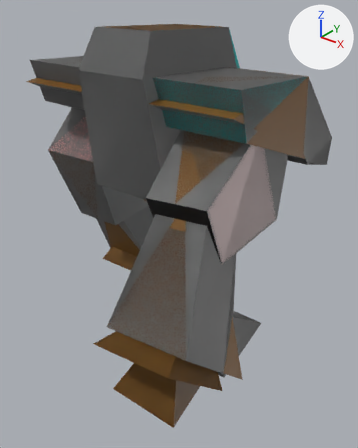
Two versions of the glTF model base/rb_oly.glb, one commit apart.
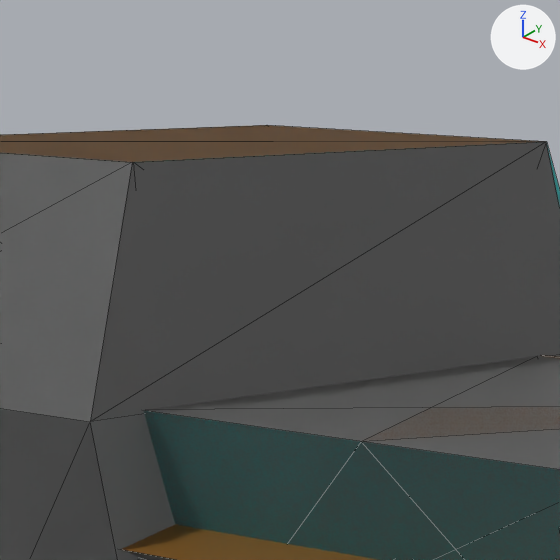
Each version appears first whole from a 50 mm camera at (9.43, -12.49, 9.84) aimed at (0.51, -1.33, 2.92), and next in a close-up on the part from 35% to 65% of the width and 0% to 24% of the height. Arrows for +X, +Y and +Z are at upper right; the lights stay in place. The first two pictures are the older version. The close-ups show mesh edges as thin lines. Where no turn or scale is listed for an object, it has been applied to the vertices.

In view in the first close-up: 'Right_Pod1', 'Right_PodA1', 'Right_PodA3', 'Right_PodA4', 'head1', 'head3' and 1 more.
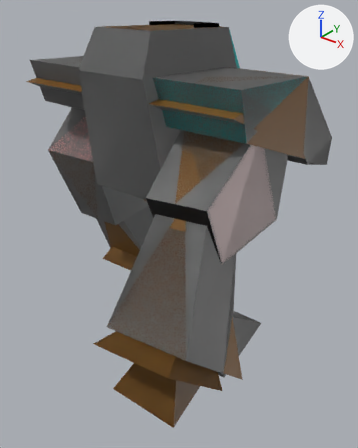
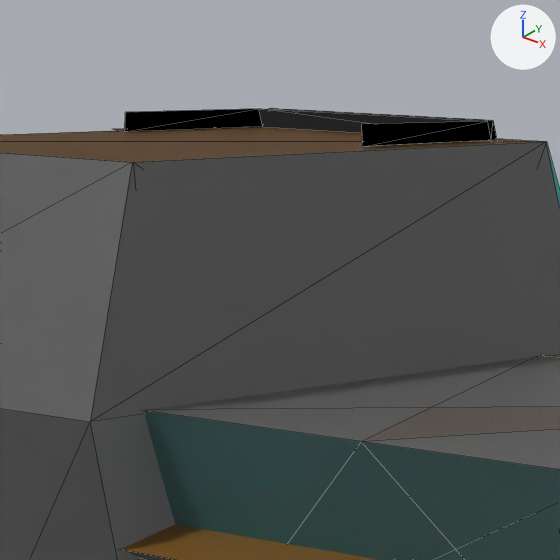
Pixel boxes (x1, y1, x2, y2) of what changed, in the close-ups (560 x 560 px):
```json
{"object": "cockpit", "change": "now drawn", "after": [113, 108, 503, 147], "faces in mat_rb_oly_3 (grey #b2b2b2)": [113, 109, 503, 147], "faces in mat_rb_oly_4 (dark grey #43474e)": [269, 108, 493, 140]}
```

Scene script edits in JSON lines:
```json
{"op": "add", "block": "mat_rb_oly_4", "code": ["mat_rb_oly_4 = principled_material('rb_oly.4')", "mat_rb_oly_4.base_color = (0.0561, 0.063, 0.0762)  # dark grey #43474e"]}
{"op": "add", "block": "mat_rb_oly_3", "code": ["mat_rb_oly_3 = principled_material('rb_oly.3')", "mat_rb_oly_3.base_color = (0.445, 0.445, 0.445)  # grey #b2b2b2"]}
{"op": "add", "block": "me_cockpit", "code": ["me_cockpit = bpy.data.meshes.new('cockpit')", "me_cockpit.from_pydata(...)  # 44 vertices, 52 faces; spans x -1.01..1.05, y -1.45..0.76, z -1.08..0.9", "# faces by material slot: [50, 2]", "me_cockpit.materials.append(mat_rb_oly_3)  # grey #b2b2b2", "me_cockpit.materials.append(mat_rb_oly_4)  # dark grey #43474e"]}
{"op": "set", "path": "ob_cockpit", "old": "bpy.data.objects.new('cockpit', None)", "new": "bpy.data.objects.new('cockpit', me_cockpit)"}
```
